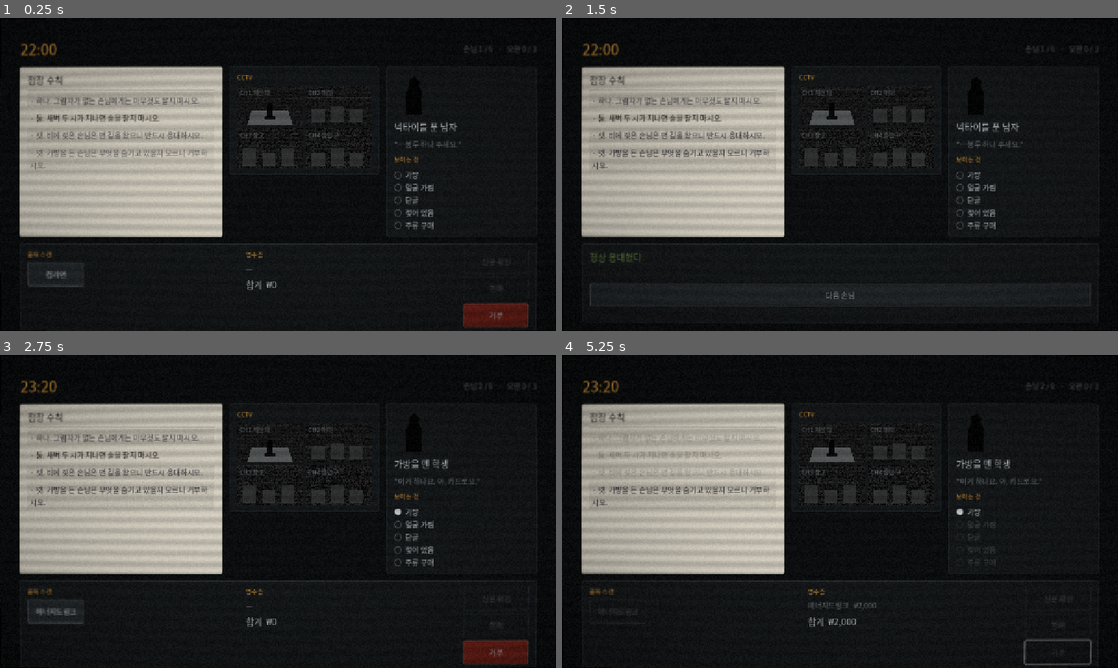
Above: before the commit, frames 1-4 (two rows, left to right).
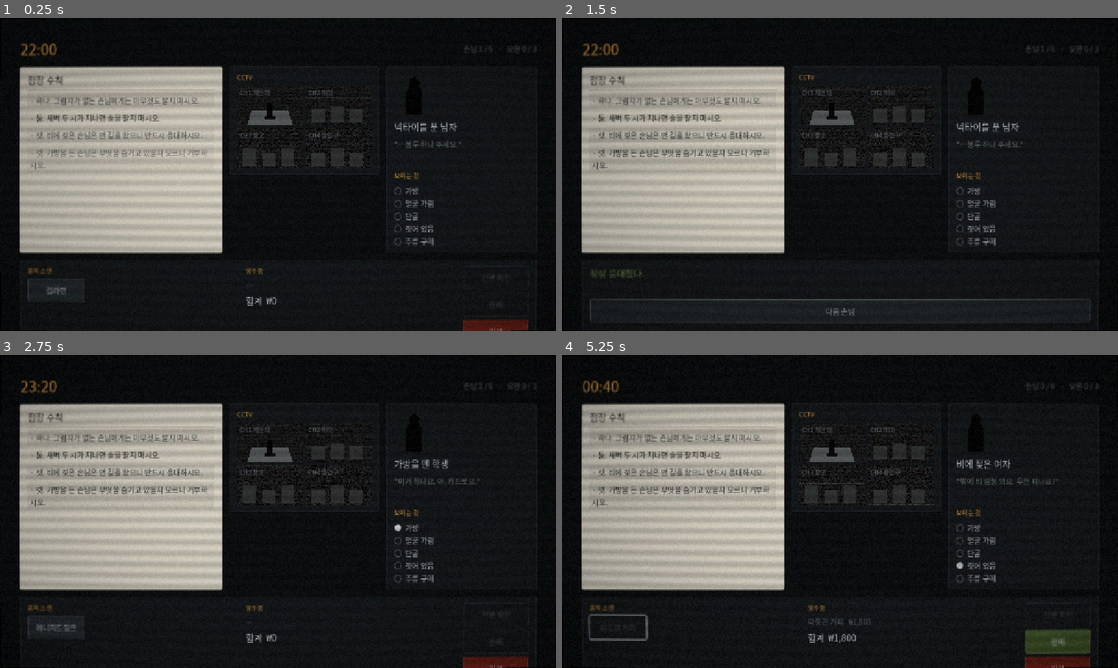
Above: after the commit, the same moments.

Repository: tjgksmf1012/GameProject1
Game: Godot game, scene res://main/night_screen.tscn
Same seed, same stepped clock (60 frames per second), same inputs: the game is played once before the commit and once after it.
Inputs (mouse positions are in pixels of both pictures, inside the frame that each line leads up to):
- Up to frame 1 (0.25 s): no input
- Up to frame 2 (1.5 s): click "컵라면" at 0.5 s; click "판매" at 1.25 s
- Up to frame 3 (2.75 s): click "다음 손님" at 2 s
- Up to frame 4 (5.25 s): click "에너지드링크" at 2.75 s; click "거부" (after the commit: "판매") at 3.5 s; click (840, 649) at 4.25 s, where only the run after the commit has a clickable "다음 손님"; click (617, 627) at 5 s, where only the run after the commit has a clickable "따뜻한 커피"

The runs differ from the first frame. In frame 1, 4.0% of the frame differs, in the area x 3-95%, y 44-100%; in frame 2, 3.5%; in frame 3, 4.2%; in frame 4, 6.2%, in the area x 3-97%, y 8-100%.

Commit message:
feat(N4): 인내 압박 — 죽이지 않고 조인다
patience_seconds 는 M0부터 손님 데이터에 있었지만 아무도 읽지 않는
죽은 값이었다. 손님 22명 전원이 들고 다니던 숫자다. 이제 읽는다.

**시간으로 죽이지 않는다.** 인내가 다하면 대신 판정하거나 오판으로 세는
설계를 먼저 검토하고 버렸다. 수칙 일곱 줄을 읽고 CCTV와 대조해야 하는
게임에서 타이머로 죽이면 꼼꼼히 읽는 행동, 즉 이 게임이 요구하는 바로 그
행동이 처벌받는다 (F-05가 클립보드에 스크롤을 준 이유가 읽는 데 시간이
걸리기 때문이다). 대신 긴장도가 오르고 손님이 재촉한다.

**모든 손님이 똑같은 속도로 재촉한다.** 이상 손님만 다르게 굴면 플레이어는
관찰 대신 기다리기로 푼다 — 그 순간 CCTV도 클립보드도 필요 없어진다.
screen_effects.gd 가 셰이더에 대해 경고하는 것과 같은 함정이라
test_patience.gd 가 손님 22명 전원에 대해 이걸 감시한다.

- systems/night/patience_clock.gd — 순수 RefCounted, 헤드리스 검증 가능
- 압박 문구는 손님 무관 공용 2종. 재촉이 특정 손님의 목소리로 읽히면 안 된다
- SfxBank.counter_tap — 낮고 둔탁하게. 딸깍은 내가 누른 것이고 이건 저쪽 소리다
- 임계와 긴장 기여분은 data/balance.json

프레임을 돌려보고 잡은 버그: 판정 뒤에도 시계가 돌아서 이미 떠난 손님이
결과 화면 위에서 계속 재촉했다. PatienceClock.stop() 추가.

test_sfx_bank 의 목록에서 death 와 door_bell 이 빠져 있었다. 나는 소리를
들을 수 없으므로 그 목록이 유일한 방어선인데, 빠진 소리는 무음이어도
아무도 모른다. 넣었더니 둘 다 통과했다.

테스트 1,985개 통과.

Diff:
--- a/data/balance.json
+++ b/data/balance.json
@@ -6,6 +6,13 @@
   "night_start_time": "22:00",
   "minutes_per_customer": 80,
   "_comment_time": "손님 6명 x 80분 = 480분 = 22:00~06:00 근무 전체. 마지막 손님이 04:40에 도착하므로 '새벽 2시 이후' 수칙이 실제로 발동한다.",
+  "patience": {
+    "_comment": "손님이 기다리는 시간. 손님별 초는 data/customers/*.json 의 patience_seconds.",
+    "_comment_no_fail": "**인내가 다해도 죽지 않는다.** 시간으로 죽이는 설계를 검토하고 버렸다 — 수칙 일곱 줄을 읽고 CCTV와 대조해야 하는 게임에서 타이머로 죽이면 꼼꼼히 읽는 행동이 처벌받는다. 마음이 바뀌면 systems/night/patience_clock.gd 의 주석부터 읽을 것.",
+    "urge_at": 0.55,
+    "demand_at": 0.85,
+    "tension_boost": 0.25
+  },
   "juice": {
     "_comment": "주스 상수 (CLAUDE.md 5절). 히트스톱 0.05~0.12초, 셰이크는 감쇠 필수.",
     "hitstop_correct": 0.05,
--- a/data/strings_en.json
+++ b/data/strings_en.json
@@ -104,5 +104,7 @@
   "dialogue.two_shadows_hooded_1": ".........",
   "dialogue.plain_late_1": "Late, I know. Just this one.",
   "customer.wet_hooded": "Someone without an umbrella",
-  "dialogue.wet_hooded_1": "I didn't get rained on."
+  "dialogue.wet_hooded_1": "I didn't get rained on.",
+  "pressure.urging": "...I'll wait.",
+  "pressure.demanding": "...I'll keep waiting."
 }
--- a/data/strings_ko.json
+++ b/data/strings_ko.json
@@ -104,5 +104,7 @@
   "dialogue.two_shadows_hooded_1": "………",
   "dialogue.plain_late_1": "늦었죠? 이거 하나만요.",
   "customer.wet_hooded": "우산 없는 사람",
-  "dialogue.wet_hooded_1": "비 안 맞았는데요."
+  "dialogue.wet_hooded_1": "비 안 맞았는데요.",
+  "pressure.urging": "…기다릴게요.",
+  "pressure.demanding": "…계속 기다릴게요."
 }
--- a/main/night_screen.gd
+++ b/main/night_screen.gd
@@ -27,6 +27,7 @@
 var _effects: ScreenEffects = null
 var _death: DeathSequence = null
 
+var _patience: PatienceClock = null
 var _judging: bool = false
 var _last_result: JudgeResult = null
 var _shown_at_msec: int = 0
@@ -39,6 +40,7 @@
 	_juice = _balance.get("juice", {}) as Dictionary
 	_log = SessionLog.new(_tester_id(), bool(_balance.get("grace_on_first_trap", true)))
 	_plan = NightPlan.load()
+	_patience = PatienceClock.from_balance(_balance)
 	_save = SaveGame.load_or_new()
 	_build()
 	_start_night(_save.night)
@@ -105,8 +107,21 @@
 	_view.customer_view.show_customer(customer)
 	_view.cctv.show_customer(customer)
 	_view.pos.present(customer)
+	_patience.start(customer)
 	_shown_at_msec = Time.get_ticks_msec()
 	_refresh_header()
+
+
+## 손님이 기다린다. **판정에는 손대지 않는다** — 긴장도만 올리고 재촉하게 둔다
+## (왜 죽이지 않는지는 `PatienceClock` 주석).
+## 판정 흐름이 도는 동안과 결과 화면에서는 멈춘다. 히트스톱은 delta가 0이라 저절로 선다.
+func _process(delta: float) -> void:
+	if _judging or _session == null or _session.is_finished():
+		return
+	if _patience.tick(delta):
+		_view.customer_view.set_pressure_stage(_patience.stage())
+		_audio.play("tap")
+	_apply_tension()
 
 
 func _refresh_header() -> void:
@@ -116,19 +131,25 @@
 			_session.index + 1, _session.total_customers(),
 			_session.misjudge_count, _session.misjudge_limit(),
 		])
+	_apply_tension()
+
+
+func _apply_tension() -> void:
 	var tension := _tension()
 	_effects.set_tension(tension)
 	_audio.set_tension(tension)
 
 
-## 화면에 이미 보이는 것만으로 계산한다 — 남은 오판 여유와 밤의 진행도.
+## 화면에 이미 보이는 것만으로 계산한다 — 남은 오판 여유, 밤의 진행도, 손님이 기다린 시간.
 ## 이상 손님 여부에 연동하면 셰이더가 정답을 흘리고, 그 순간 퍼즐이 죽는다.
+## 인내도 마찬가지다. **모든 손님이 똑같은 속도로 조인다.**
 func _tension() -> float:
 	var from_misjudge := float(_session.misjudge_count) / maxf(1.0, float(_session.misjudge_limit()))
 	var from_progress := float(_session.index) / maxf(1.0, float(_session.total_customers()))
 	return clampf(
 		from_misjudge * _j("tension_from_misjudge", 0.6)
-			+ from_progress * _j("tension_from_progress", 0.4),
+			+ from_progress * _j("tension_from_progress", 0.4)
+			+ _patience.tension_bonus(),
 		0.0, 1.0)
 
 
@@ -137,6 +158,7 @@
 	if _judging or _session.is_finished():
 		return
 	_judging = true
+	_patience.stop()
 	var ctx := _session.current_context()
 	var result := _session.judge(Verdict.from_id(kind))
 	_last_result = result
--- a/systems/audio/sfx_bank.gd
+++ b/systems/audio/sfx_bank.gd
@@ -41,6 +41,12 @@
 static func death() -> AudioStreamWAV:
 	return _mix(tone(41.0, 1.9, 1.1, 0.20, false, 0.55),
 		tone(62.0, 1.5, 1.6, 0.35, true, 0.28))
+
+
+## 손님이 기다리다 카운터를 두드린다. **UI 소리와 헷갈리면 안 된다** —
+## 딸깍은 내가 누른 것이고, 이건 저쪽에서 나는 소리다. 그래서 낮고 둔탁하게.
+static func counter_tap() -> AudioStreamWAV:
+	return tone(150.0, 0.11, 42.0, 0.55, false, 0.20)
 
 
 ## 편의점 문 종소리. 두 음이 겹쳐야 종처럼 들린다.
--- /dev/null
+++ b/systems/night/patience_clock.gd
@@ -0,0 +1,82 @@
+class_name PatienceClock
+extends RefCounted
+
+## 손님이 카운터 앞에서 기다린 시간. **죽이지 않는다 — 조이기만 한다.**
+##
+## 인내가 다하면 대신 판정해 버리거나 오판으로 세는 설계를 먼저 검토했고 버렸다.
+## 이 게임은 수칙 일곱 줄을 읽고 CCTV와 대조해야 한다. 시간으로 죽이면
+## **꼼꼼히 읽는 행동이 처벌받는다.** 그건 코어 루프를 정면으로 거스른다
+## (F-05가 클립보드에 스크롤을 준 이유가 읽는 데 시간이 걸리기 때문이다).
+## 그래서 인내는 긴장도를 올리고 손님이 재촉하게 만들 뿐, 판정에 손대지 않는다.
+##
+## **모든 손님이 똑같이 재촉한다.** 이상 손님만 다르게 굴면 플레이어는 관찰 대신
+## 기다리기로 푼다 — 그 순간 CCTV도 클립보드도 필요 없어진다.
+## `ui/screen_effects.gd`가 셰이더에 대해 경고하는 것과 같은 함정이다.
+
+const STAGE_CALM := 0
+const STAGE_URGING := 1
+const STAGE_DEMANDING := 2
+
+const DEFAULT_URGE_AT := 0.55
+const DEFAULT_DEMAND_AT := 0.85
+const DEFAULT_TENSION_BOOST := 0.25
+
+var _limit_seconds: float = 45.0
+var _elapsed: float = 0.0
+var _running: bool = false
+var _urge_at: float = DEFAULT_URGE_AT
+var _demand_at: float = DEFAULT_DEMAND_AT
+var _tension_boost: float = DEFAULT_TENSION_BOOST
+
+
+static func from_balance(balance: Dictionary) -> PatienceClock:
+	var clock := PatienceClock.new()
+	var d := balance.get("patience", {}) as Dictionary
+	clock._urge_at = float(d.get("urge_at", DEFAULT_URGE_AT))
+	clock._demand_at = float(d.get("demand_at", DEFAULT_DEMAND_AT))
+	clock._tension_boost = float(d.get("tension_boost", DEFAULT_TENSION_BOOST))
+	return clock
+
+
+## 새 손님이 왔다. 시계를 0으로 되돌리고 다시 돌린다.
+func start(customer: Customer) -> void:
+	_limit_seconds = maxf(1.0, float(customer.patience_seconds))
+	_elapsed = 0.0
+	_running = true
+
+
+## 판정이 끝났다. **여기서 세우지 않으면 이미 떠난 손님이 결과 화면 위에서 계속 재촉한다.**
+func stop() -> void:
+	_running = false
+
+
+## 흘려보낸다. 단계가 바뀐 프레임에만 true — 호출자가 그때만 대사를 갈아 끼우면 된다.
+func tick(delta: float) -> bool:
+	if not _running:
+		return false
+	var before := stage()
+	_elapsed += maxf(0.0, delta)
+	return stage() != before
+
+
+## 0.0 = 방금 왔다, 1.0 = 인내가 다했다. 다한 뒤에도 1.0에서 멈춘다.
+func pressure() -> float:
+	return clampf(_elapsed / _limit_seconds, 0.0, 1.0)
+
+
+func stage() -> int:
+	var p := pressure()
+	if p >= _demand_at:
+		return STAGE_DEMANDING
+	if p >= _urge_at:
+		return STAGE_URGING
+	return STAGE_CALM
+
+
+## 밤 진행도에서 나온 긴장도 위에 얹을 몫. 총합은 호출자가 1.0으로 자른다.
+func tension_bonus() -> float:
+	return pressure() * _tension_boost
+
+
+func elapsed_seconds() -> float:
+	return _elapsed
--- a/tests/run_tests.gd
+++ b/tests/run_tests.gd
@@ -13,13 +13,19 @@
 const TestSfxBank := preload("res://tests/test_sfx_bank.gd")
 const TestPosGate := preload("res://tests/test_pos_gate.gd")
 const TestNightPlan := preload("res://tests/test_night_plan.gd")
+const TestPatience := preload("res://tests/test_patience.gd")
 
 
 func _initialize() -> void:
 	var reporter := TestSupport.new()
 	print("NIGHTSHIFT 테스트")
 	print("─────────────────────────────")
-	for suite in [TestRuleEngine.new(), TestFairness.new(), TestNightSession.new(), TestSessionLog.new(), TestSfxBank.new(), TestPosGate.new(), TestNightPlan.new()]:
+	var suites := [
+		TestRuleEngine.new(), TestFairness.new(), TestNightSession.new(),
+		TestSessionLog.new(), TestSfxBank.new(), TestPosGate.new(),
+		TestNightPlan.new(), TestPatience.new(),
+	]
+	for suite in suites:
 		suite.run(reporter)
 	var code := reporter.print_report()
 	quit(code)
--- /dev/null
+++ b/tests/test_patience.gd
@@ -0,0 +1,119 @@
+extends RefCounted
+
+## 인내 시계. **이 시계가 판정에 손대면 게임이 망가진다** — 그걸 검사한다.
+##
+## 시간으로 죽이는 설계를 버렸으므로 (`systems/night/patience_clock.gd` 주석),
+## 여기서 지켜야 할 것은 두 가지다:
+##   ① 압박은 손님마다 **똑같은 속도**로 온다 — 이상 손님이 다르게 굴면 기다리기로 풀린다
+##   ② 긴장 기여분은 유한하다 — 가만히 있는 것만으로 화면이 최대로 조여지면 안 된다
+
+const CUSTOMER_POOL := "res://data/customers"
+
+
+func run(r: RefCounted) -> void:
+	r.suite("patience")
+	_test_stages_advance_in_order(r)
+	_test_pressure_is_bounded(r)
+	_test_restart_on_new_customer(r)
+	_test_stops_after_verdict(r)
+	_test_every_customer_presses_the_same(r)
+	_test_tension_bonus_cannot_dominate(r)
+
+
+func _clock() -> PatienceClock:
+	return PatienceClock.from_balance(GameData.load_balance())
+
+
+## 60초짜리 손님 하나로 세 단계를 통과시킨다.
+func _test_stages_advance_in_order(r: RefCounted) -> void:
+	var clock := _clock()
+	clock.start(_customer_with_patience(60))
+	r.equals(clock.stage(), PatienceClock.STAGE_CALM, "막 도착한 손님은 조용하다")
+
+	var seen := PackedInt32Array([clock.stage()])
+	for i in 60:
+		if clock.tick(1.0):
+			seen.append(clock.stage())
+	r.equals(seen.size(), 3, "단계는 정확히 두 번 바뀐다 (%s)" % str(seen))
+	r.equals(seen[1], PatienceClock.STAGE_URGING, "먼저 재촉한다")
+	r.equals(seen[2], PatienceClock.STAGE_DEMANDING, "그다음 노골적이 된다")
+
+
+## 인내가 다한 뒤에도 계속 흐른다. 1.0에서 멈추지 않으면 긴장이 무한히 오른다.
+func _test_pressure_is_bounded(r: RefCounted) -> void:
+	var clock := _clock()
+	clock.start(_customer_with_patience(10))
+	clock.tick(600.0)
+	r.equals(clock.pressure(), 1.0, "압박은 1.0에서 멈춘다")
+	r.equals(clock.stage(), PatienceClock.STAGE_DEMANDING, "마지막 단계에 머문다")
+	# 단계가 더 바뀌면 대사가 계속 갈아 끼워진다.
+	r.check(not clock.tick(600.0), "다한 뒤에는 단계가 더 바뀌지 않는다")
+
+
+func _test_restart_on_new_customer(r: RefCounted) -> void:
+	var clock := _clock()
+	clock.start(_customer_with_patience(20))
+	clock.tick(19.0)
+	r.check(clock.stage() != PatienceClock.STAGE_CALM, "오래 기다린 손님은 조용하지 않다")
+	clock.start(_customer_with_patience(20))
+	r.equals(clock.stage(), PatienceClock.STAGE_CALM, "다음 손님은 처음부터 시작한다")
+	r.equals(clock.elapsed_seconds(), 0.0, "시계가 0으로 돌아간다")
+
+
+## 판정이 끝나면 시계가 선다. 안 서면 이미 떠난 손님이 결과 화면 위에서 계속 재촉한다.
+## 프레임을 돌려보기 전까지 못 봤던 버그다 — 테스트로는 안 잡히고 화면에서도 조용히 틀린다.
+func _test_stops_after_verdict(r: RefCounted) -> void:
+	var clock := _clock()
+	clock.start(_customer_with_patience(30))
+	clock.tick(5.0)
+	clock.stop()
+	var frozen := clock.pressure()
+	r.check(not clock.tick(300.0), "판정 뒤에는 단계가 바뀌지 않는다")
+	r.equals(clock.pressure(), frozen, "판정 뒤에는 압박이 오르지 않는다")
+	clock.start(_customer_with_patience(30))
+	r.check(clock.tick(29.0), "다음 손님에서 시계가 다시 돈다")
+
+
+## **이 검사가 이 파일의 존재 이유다.**
+##
+## 이상 손님만 다르게 굴면 플레이어는 CCTV도 클립보드도 보지 않고 기다리기만 하면 된다.
+## 그래서 인내는 손님의 특성이 아니라 `patience_seconds` 하나로만 결정돼야 한다.
+func _test_every_customer_presses_the_same(r: RefCounted) -> void:
+	for customer in GameData.load_customers():
+		var clock := _clock()
+		clock.start(customer)
+		var half := float(customer.patience_seconds) * 0.5
+		clock.tick(half)
+		var expected := PatienceClock.STAGE_CALM
+		# 절반 지점의 단계는 오직 balance.json 의 임계값으로만 결정된다.
+		if 0.5 >= PatienceClock.DEFAULT_DEMAND_AT:
+			expected = PatienceClock.STAGE_DEMANDING
+		elif 0.5 >= _urge_at():
+			expected = PatienceClock.STAGE_URGING
+		r.equals(clock.stage(), expected,
+			"손님 %s의 절반 지점 압박이 다른 손님과 같다" % customer.id)
+		r.check(is_equal_approx(clock.pressure(), 0.5),
+			"손님 %s의 절반 지점 압박이 0.5다" % customer.id)
+
+
+func _urge_at() -> float:
+	var d := GameData.load_balance().get("patience", {}) as Dictionary
+	return float(d.get("urge_at", PatienceClock.DEFAULT_URGE_AT))
+
+
+## 가만히 있는 것만으로 화면이 최대로 조여지면, 오판으로 오르는 긴장이 의미를 잃는다.
+func _test_tension_bonus_cannot_dominate(r: RefCounted) -> void:
+	var clock := _clock()
+	clock.start(_customer_with_patience(30))
+	clock.tick(300.0)
+	var bonus := clock.tension_bonus()
+	r.check(bonus > 0.0, "기다리면 긴장이 오른다")
+	r.check(bonus < 0.5,
+		"기다리는 것만으로 긴장의 절반을 넘길 수 없다 (%.2f)" % bonus)
+
+
+func _customer_with_patience(seconds: int) -> Customer:
+	var c := Customer.new()
+	c.id = "test_customer"
+	c.patience_seconds = seconds
+	return c
--- a/tests/test_sfx_bank.gd
+++ b/tests/test_sfx_bank.gd
@@ -3,7 +3,9 @@
 ## 절차 생성 효과음. 소리를 들을 수 없어도 파형이 맞는지는 볼 수 있다.
 ## 오디오 파일이 저장소에 하나도 없다는 사실을 지키는 테스트이기도 하다.
 
-const SOUND_MAKERS := ["click", "scan", "correct", "wrong", "paper"]
+const SOUND_MAKERS := [
+	"click", "scan", "correct", "wrong", "paper", "counter_tap", "door_bell", "death",
+]
 
 
 func run(r: RefCounted) -> void:
@@ -16,7 +18,12 @@
 
 
 func _all() -> Array[AudioStreamWAV]:
-	return [SfxBank.click(), SfxBank.scan(), SfxBank.correct(), SfxBank.wrong(), SfxBank.paper()]
+	# **뱅크에 있는 소리는 전부 여기 들어와야 한다.** 빠진 소리는 무음이어도 아무도 모른다 —
+	# 나는 소리를 들을 수 없으므로 이 목록이 유일한 방어선이다.
+	return [
+		SfxBank.click(), SfxBank.scan(), SfxBank.correct(), SfxBank.wrong(),
+		SfxBank.paper(), SfxBank.counter_tap(), SfxBank.door_bell(), SfxBank.death(),
+	]
 
 
 func _test_all_sounds_generate(r: RefCounted) -> void:
--- a/tools/shoot_states.gd
+++ b/tools/shoot_states.gd
@@ -8,6 +8,7 @@
 
 const POS_SCRIPT := "res://ui/pos/pos_terminal.gd"
 const RESULT_SCRIPT := "res://ui/result_panel.gd"
+const CUSTOMER_SCRIPT := "res://ui/customer_view.gd"
 const SCENE := "res://main/night_screen.tscn"
 
 const SETTLE_FRAMES := 30
@@ -31,6 +32,7 @@
 var _night: int = 1
 var _final_continue: int = -1
 var _final_done: bool = false
+var _pressure_stage: int = -1
 
 
 func _initialize() -> void:
@@ -44,6 +46,9 @@
 	save.night = _night
 	save.store()
 	_play_wrong = _arg("--wrong=", "0") == "1"
+	# 인내는 실제로 35~60초가 걸린다. xvfb에서 그만큼 프레임을 돌리면 20분이 넘는다.
+	# 시계 자체는 tests/test_patience.gd 가 헤드리스로 검증한다 — 여기서 볼 것은 **레이아웃**이다.
+	_pressure_stage = int(_arg("--pressure=", "-1"))
 	_final_continue = int(_arg("--final-continue=", "-1"))
 	var packed: PackedScene = load(SCENE)
 	root.add_child(packed.instantiate())
@@ -87,6 +92,14 @@
 			pos.verdict_chosen.emit(_step_verdict())
 			_awaiting_continue = true
 		_next_step_frame = _frames + STEP_FRAMES
+		return
+	if _pressure_stage >= 0:
+		var view := _find_by_script(root, CUSTOMER_SCRIPT)
+		if view != null:
+			view.set_pressure_stage(_pressure_stage)
+		_fired = true
+		_fire_frame = _frames
+		print("압박 단계 %d 를 그린다" % _pressure_stage)
 		return
 	pos.verdict_chosen.emit(_verdict)
 	_fired = true
--- a/ui/audio_deck.gd
+++ b/ui/audio_deck.gd
@@ -36,6 +36,7 @@
 		"wrong": SfxBank.wrong,
 		"paper": SfxBank.paper,
 		"bell": SfxBank.door_bell,
+		"tap": SfxBank.counter_tap,
 		"death": SfxBank.death,
 	}
 	for name in makers:
--- a/ui/customer_view.gd
+++ b/ui/customer_view.gd
@@ -10,11 +10,19 @@
 
 const SILHOUETTE_HEIGHT := 96
 const RISE_DURATION := 0.3
+const PRESSURE_FADE := 0.5
+
+## 단계별 문구. 손님이 누구든 **똑같다** — `PatienceClock` 주석 참고.
+const PRESSURE_KEYS := {
+	PatienceClock.STAGE_URGING: "pressure.urging",
+	PatienceClock.STAGE_DEMANDING: "pressure.demanding",
+}
 
 var _strings: Dictionary = {}
 var _silhouette: Control = null
 var _name: Label = null
 var _dialogue: Label = null
+var _pressure: Label = null
 var _traits: VBoxContainer = null
 var _body: VBoxContainer = null
 var _trait_rows: Dictionary = {}
@@ -40,6 +48,10 @@
 	_body.add_child(_name)
 	_dialogue = Palette.make_label("", Palette.SIZE_BODY, Palette.TEXT_DIM)
 	_body.add_child(_dialogue)
+	# 재촉하는 말은 처음 대사와 **다른 색**이라야 새로 한 말로 읽힌다.
+	_pressure = Palette.make_label("", Palette.SIZE_BODY, Palette.ACCENT)
+	_pressure.modulate.a = 0.0
+	_body.add_child(_pressure)
 	_body.add_child(Palette.make_label(_t("ui.observation_header"), Palette.SIZE_SMALL, Palette.ACCENT))
 	_traits = VBoxContainer.new()
 	_traits.add_theme_constant_override("separation", 4)
@@ -78,8 +90,22 @@
 func show_customer(customer: Customer) -> void:
 	_name.text = _t(customer.name_key)
 	_dialogue.text = _dialogue_text(customer)
+	_pressure.text = ""
+	_pressure.modulate.a = 0.0
 	_fill_traits(customer)
 	Juice.fade_in(_body, RISE_DURATION)
+
+
+## 손님이 오래 기다렸다. 단계가 바뀐 순간에만 부른다.
+##
+## 문구는 손님마다 다르지 않다. **이상 손님만 다르게 굴면 플레이어는 관찰 대신
+## 기다리기로 푼다** — CCTV도 클립보드도 필요 없어진다 (PatienceClock 주석).
+func set_pressure_stage(stage: int) -> void:
+	if not PRESSURE_KEYS.has(stage):
+		_pressure.modulate.a = 0.0
+		return
+	_pressure.text = _t(str(PRESSURE_KEYS[stage]))
+	Juice.fade_in(_pressure, PRESSURE_FADE)
 
 
 func _dialogue_text(customer: Customer) -> String:
Not shown, added: systems/night/patience_clock.gd.uid
Not shown, added: tests/test_patience.gd.uid
Not shown, changed: README.md
Not shown, changed: docs/05-prioritization.md
Not shown, changed: docs/06-roadmap.md
